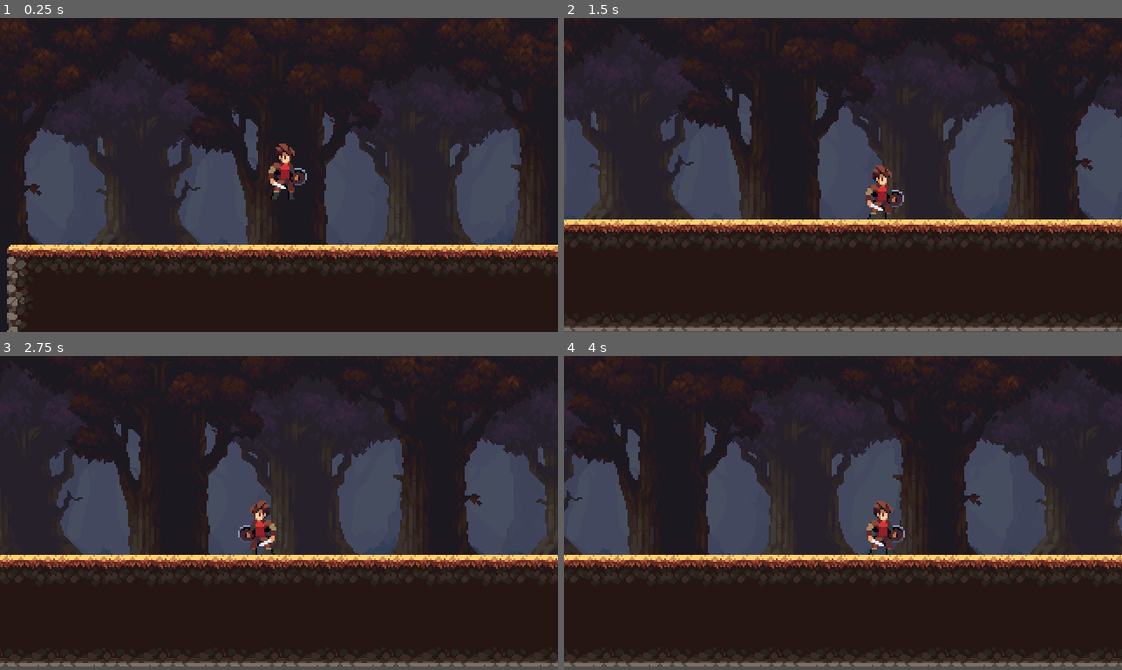
Above: before the commit, frames 1-4 (two rows, left to right).
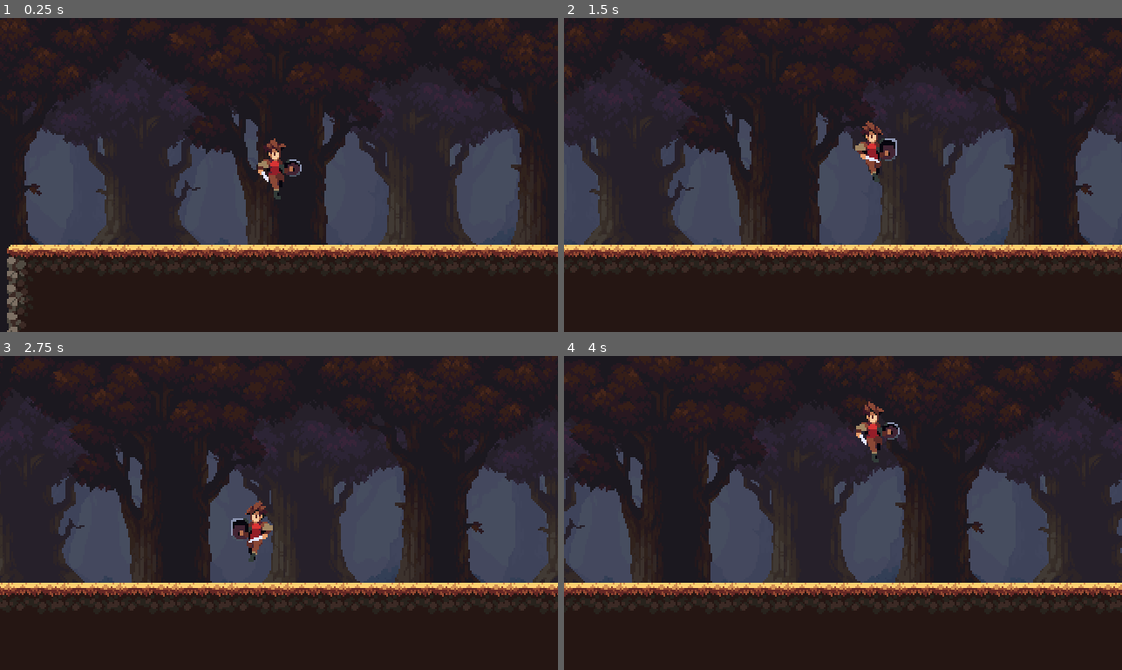
Above: after the commit, the same moments.

Repository: Lucas-Animax/dark-florest
Game: Godot game, scene res://scenes/runs/runs_1.tscn
Two runs of this game, one before a commit and one after it. Both use one fixed random seed, a clock stepped at 60 frames per second and the inputs below. The project has no main scene, so this scene is started directly.
Inputs:
- Up to frame 1 (0.25 s): no input
- Up to frame 2 (1.5 s): hold D (move_right) from 0.53 s (still down); tap Space (jump) at 0.6, 0.77, 1.07, 1.35 s
- Up to frame 3 (2.75 s): tap Space (jump) at 1.52, 1.82, 2.1 s; release D (move_right) at 2.03 s; hold A (move_left) from 2.03 s (still down)
- Up to frame 4 (4 s): release A (move_left) at 2.78 s; hold D (move_right) from 2.78 s (still down); tap Space (jump) at 2.85, 3.02, 3.32, 3.6, 3.77 s

The runs differ from the first frame. In frame 1, 0.8% of the frame differs, in the area x 46-55%, y 38-58%; in frame 2, 22%; in frame 3, 23%; in frame 4, 24%, in the area x 0-100%, y 0-100%.

Commit message:
moving-finish

Diff:
--- a/scenes/obj/player.tscn
+++ b/scenes/obj/player.tscn
@@ -1,11 +1,148 @@
-[gd_scene load_steps=5 format=3 uid="uid://cwhc007p061ik"]
+[gd_scene load_steps=11 format=3 uid="uid://cwhc007p061ik"]
 
 [ext_resource type="Texture2D" uid="uid://cly2lhfmihw0d" path="res://assets/player/char_red.png" id="1_0fixq"]
 [ext_resource type="Script" path="res://sprt/player.gd" id="1_d2xqp"]
 [ext_resource type="Script" path="res://sprt/anim_player.gd" id="3_lp4db"]
 
+[sub_resource type="Animation" id="Animation_wq38f"]
+resource_name = "walk"
+length = 0.8
+loop_mode = 1
+tracks/0/type = "value"
+tracks/0/imported = false
+tracks/0/enabled = true
+tracks/0/path = NodePath(".:frame")
+tracks/0/interp = 1
+tracks/0/loop_wrap = true
+tracks/0/keys = {
+"times": PackedFloat32Array(0, 0.1, 0.2, 0.3, 0.4, 0.5, 0.6, 0.7),
+"transitions": PackedFloat32Array(1, 1, 1, 1, 1, 1, 1, 1),
+"update": 1,
+"values": [16, 17, 18, 19, 20, 21, 22, 23]
+}
+tracks/1/type = "value"
+tracks/1/imported = false
+tracks/1/enabled = true
+tracks/1/path = NodePath("../CollisionShape2D:position")
+tracks/1/interp = 1
+tracks/1/loop_wrap = true
+tracks/1/keys = {
+"times": PackedFloat32Array(0),
+"transitions": PackedFloat32Array(1),
+"update": 0,
+"values": [Vector2(-1, 10)]
+}
+
+[sub_resource type="Animation" id="Animation_einsy"]
+length = 0.001
+tracks/0/type = "value"
+tracks/0/imported = false
+tracks/0/enabled = true
+tracks/0/path = NodePath(".:frame")
+tracks/0/interp = 1
+tracks/0/loop_wrap = true
+tracks/0/keys = {
+"times": PackedFloat32Array(0),
+"transitions": PackedFloat32Array(1),
+"update": 1,
+"values": [16]
+}
+tracks/1/type = "value"
+tracks/1/imported = false
+tracks/1/enabled = true
+tracks/1/path = NodePath("../CollisionShape2D:position")
+tracks/1/interp = 1
+tracks/1/loop_wrap = true
+tracks/1/keys = {
+"times": PackedFloat32Array(0),
+"transitions": PackedFloat32Array(1),
+"update": 0,
+"values": [Vector2(0, 12)]
+}
+
+[sub_resource type="Animation" id="Animation_4afyb"]
+resource_name = "idle"
+length = 0.5
+loop_mode = 1
+tracks/0/type = "value"
+tracks/0/imported = false
+tracks/0/enabled = true
+tracks/0/path = NodePath(".:frame")
+tracks/0/interp = 1
+tracks/0/loop_wrap = true
+tracks/0/keys = {
+"times": PackedFloat32Array(0, 0.1, 0.2, 0.3, 0.4, 0.5),
+"transitions": PackedFloat32Array(1, 1, 1, 1, 1, 1),
+"update": 1,
+"values": [0, 1, 2, 3, 4, 5]
+}
+tracks/1/type = "value"
+tracks/1/imported = false
+tracks/1/enabled = true
+tracks/1/path = NodePath("../CollisionShape2D:position")
+tracks/1/interp = 1
+tracks/1/loop_wrap = true
+tracks/1/keys = {
+"times": PackedFloat32Array(0),
+"transitions": PackedFloat32Array(1),
+"update": 0,
+"values": [Vector2(-0.5, 10)]
+}
+
+[sub_resource type="Animation" id="Animation_3adgn"]
+resource_name = "down"
+tracks/0/type = "value"
+tracks/0/imported = false
+tracks/0/enabled = true
+tracks/0/path = NodePath(".:frame")
+tracks/0/interp = 1
+tracks/0/loop_wrap = true
+tracks/0/keys = {
+"times": PackedFloat32Array(0, 0.1, 0.2, 0.3, 0.4),
+"transitions": PackedFloat32Array(1, 1, 1, 1, 1),
+"update": 1,
+"values": [33, 34, 35, 36, 37]
+}
+
+[sub_resource type="Animation" id="Animation_volaa"]
+resource_name = "up"
+length = 0.8
+tracks/0/type = "value"
+tracks/0/imported = false
+tracks/0/enabled = true
+tracks/0/path = NodePath(".:frame")
+tracks/0/interp = 1
+tracks/0/loop_wrap = true
+tracks/0/keys = {
+"times": PackedFloat32Array(0, 0.1, 0.2, 0.3, 0.4, 0.5, 0.6, 0.7),
+"transitions": PackedFloat32Array(1, 1, 1, 1, 1, 1, 1, 1),
+"update": 1,
+"values": [24, 25, 26, 27, 28, 29, 30, 31]
+}
+tracks/1/type = "value"
+tracks/1/imported = false
+tracks/1/enabled = true
+tracks/1/path = NodePath("../CollisionShape2D:position")
+tracks/1/interp = 1
+tracks/1/loop_wrap = true
+tracks/1/keys = {
+"times": PackedFloat32Array(0, 0.3, 0.5, 0.6),
+"transitions": PackedFloat32Array(1, 1, 1, 1),
+"update": 0,
+"values": [Vector2(0, 12), Vector2(0, 8), Vector2(0, 6.83333), Vector2(0, 4.5)]
+}
+
+[sub_resource type="AnimationLibrary" id="AnimationLibrary_43ukn"]
+_data = {
+"RESET": SubResource("Animation_einsy"),
+"down": SubResource("Animation_3adgn"),
+"idle": SubResource("Animation_4afyb"),
+"up": SubResource("Animation_volaa"),
+"walk": SubResource("Animation_wq38f")
+}
+
 [sub_resource type="RectangleShape2D" id="RectangleShape2D_mwp7m"]
-size = Vector2(20, 32)
+size = Vector2(19, 36.3333)
 
 [node name="Player" type="CharacterBody2D" node_paths=PackedStringArray("spr")]
 collision_mask = 14
@@ -14,14 +151,17 @@
 speed = 64.0
 
 [node name="Sprite2D" type="Sprite2D" parent="." node_paths=PackedStringArray("anim")]
-position = Vector2(4, -3)
 texture = ExtResource("1_0fixq")
 hframes = 8
 vframes = 11
+frame = 16
 script = ExtResource("3_lp4db")
 anim = NodePath("AnimationPlayer")
 
 [node name="AnimationPlayer" type="AnimationPlayer" parent="Sprite2D"]
+libraries = {
+"": SubResource("AnimationLibrary_43ukn")
+}
 
 [node name="Camera2D" type="Camera2D" parent="."]
 limit_top = 0
@@ -29,5 +169,6 @@
 position_smoothing_speed = 3.0
 
 [node name="CollisionShape2D" type="CollisionShape2D" parent="."]
-position = Vector2(0, 8)
+position = Vector2(0, 12)
 shape = SubResource("RectangleShape2D_mwp7m")
+debug_color = Color(0, 0, 0, 0.42)
--- a/scenes/runs/runs_1.tscn
+++ b/scenes/runs/runs_1.tscn
@@ -11,6 +11,7 @@
 [node name="Player" parent="." instance=ExtResource("2_yo2fy")]
 position = Vector2(138, 65)
 gravit_value = 60.0
+jump_value = 550.0
 
 [node name="TileMap" parent="." instance=ExtResource("3_t2kl5")]
 position = Vector2(-18, 2)
--- a/sprt/anim_player.gd
+++ b/sprt/anim_player.gd
@@ -3,13 +3,17 @@
 @export_category("Objects")
 @export var anim:AnimationPlayer
 func _animate(dic:Vector2):
-	if dic.x != 0:
+	if dic.y != 1:
+		_anim_vertical(dic)
+	elif  dic.x != 0:
 		_anim_horizontal(dic)
+
 	_check_dic(dic)
 	pass
 func _anim_horizontal(dic):
 	if dic.x != 0:
 		anim.play("walk")
+		return
 	anim.play("idle")
 	pass
 func _check_dic(dic):
@@ -22,3 +26,11 @@
 
 
 	pass
+func _anim_vertical(dic):
+	if dic.y > 1:
+		anim.play("down")
+	if dic.y < 1:
+		anim.play("up")
+
+
+	pass
--- a/sprt/player.gd
+++ b/sprt/player.gd
@@ -1,10 +1,14 @@
 extends CharacterBody2D
 class_name Player
+#region int
+var jump_cont:int = 2
+#endregion
 @export_category("Objects")
 @export var spr:Sprite2D
 @export_category("Variables")
 @export var speed:float
 @export var gravit_value:float
+@export var jump_value:float
 
 func _physics_process(delta:float):
 	move_and_slide()
@@ -25,8 +29,14 @@
 
 	pass
 func _move_vertical():
+	if is_on_floor():
+		jump_cont = 0
 
-
+	if Input.is_action_just_pressed("jump") and jump_cont < 2:
+		velocity.y -= jump_value
+		jump_cont += 1
+		return
+	print(jump_cont)
 
 
 	pass
